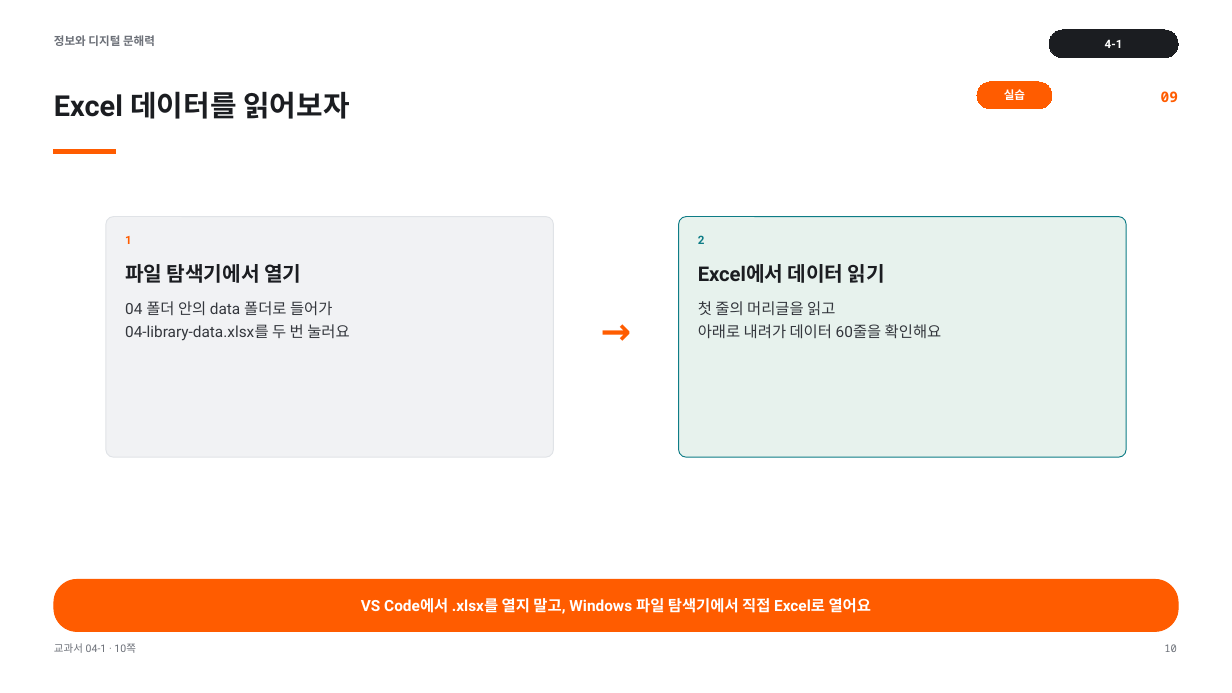
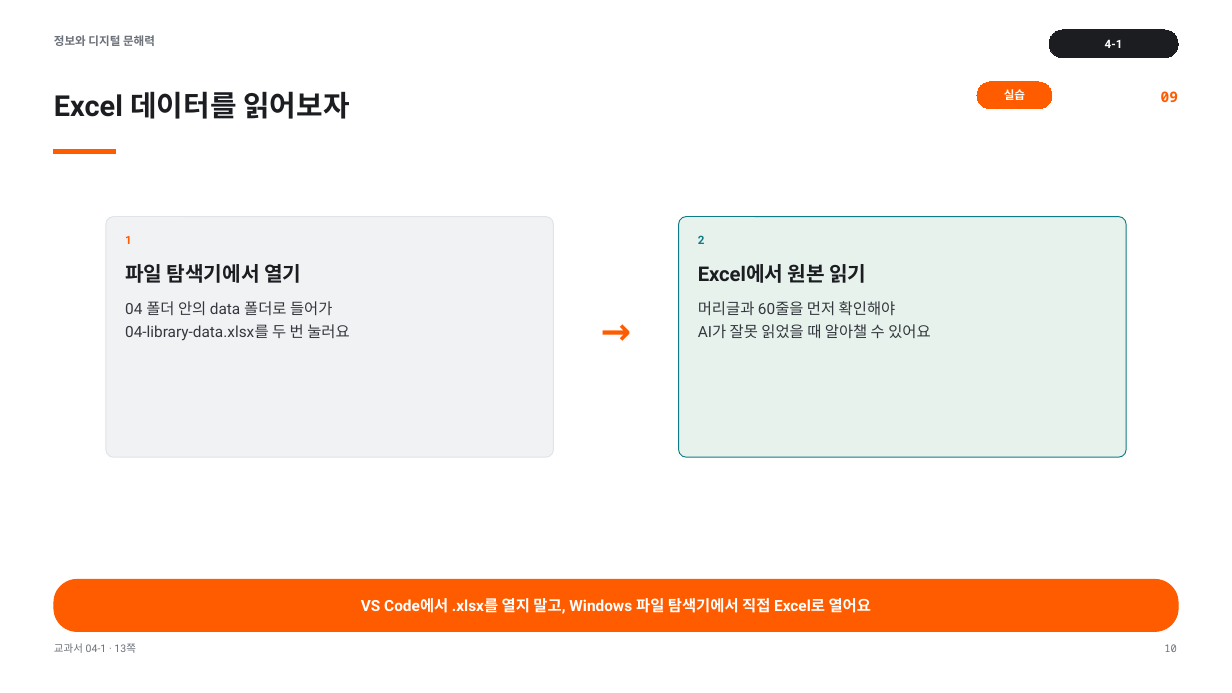
Before and after one commit to cozy819/2026-02__jdh, a slide deck: slide 10 of 04/ppt/04-1_Matplotlib으로_그래프_이해하기.pptx. Drawn at 1232x693 pixels with LibreOffice and Linux fonts; fonts in the diff are those of the drawing. Boxes give left, top, right and bottom in pixels: in the first picture for what was removed or moved away, otherwise in the second. Text is boxed around its words. In the diff, an @@ line names an element or a change of style, - is before the commit and + after.

Commit message:
교과서화

```diff
--- a/04/ppt/04-1_Matplotlib으로_그래프_이해하기.pptx
+++ b/04/ppt/04-1_Matplotlib으로_그래프_이해하기.pptx
@@ text at (698,264,866,283): text changed @@
-Excel에서 데이터 읽기
+Excel에서 원본 읽기
@@ text at (698,301,930,338): text changed @@
-첫 줄의 머리글을 읽고
-아래로 내려가 데이터 60줄을 확인해요
+머리글과 60줄을 먼저 확인해야
+AI가 잘못 읽었을 때 알아챌 수 있어요
@@ text at (54,643,136,653): text changed @@
-교과서 04-1 · 10쪽
+교과서 04-1 · 13쪽
```
Also in this commit, not shown: 14 other slides changed, 8 other files.
